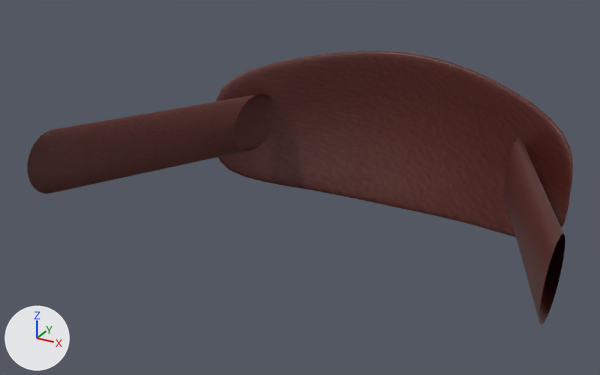
The OBJ model Hungry-Birds-Simulator/assets/Others/slingElastic.obj as it was, and as the next commit left it.
Camera for both pictures: a camera (50 mm lens) standing at (5.61, -8.98, 5.11) and looking at (-0.64, 2.38, -0.58). Every picture has the same lights, and +X, +Y and +Z are marked at lower left. Where no turn or scale is listed for an object, it has been applied to the vertices.

In view in the first picture: 'Cylinder005_Mesh.018'.
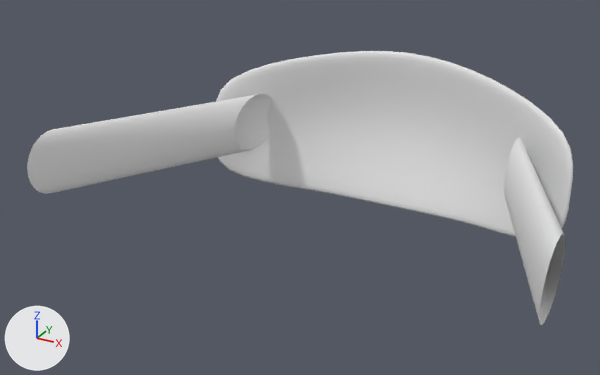
What differs and where, as boxes (x1, y1, x2, y2) in the pictures (600 x 375 px):
```json
{"object": "Cylinder005_Mesh.018", "change": "recoloured", "before": [27, 51, 573, 325], "after": [27, 51, 573, 325], "on screen": "brown to grey"}
```

Edits to the scene script, one JSON object a line:
```json
{"block": "me_cylinder005_mesh_018", "where": "me_cylinder005_mesh_018.from_pydata(...)  # 850 vertices, 1488 faces; spans x -4.14..4.06, y -0.41..5.95, z -1.98..1.05"}
{"op": "remove", "block": "me_cylinder005_mesh_018", "code": "me_cylinder005_mesh_018.materials.append(mat_material_001)  # picture img_hungrytexture_png"}
```
